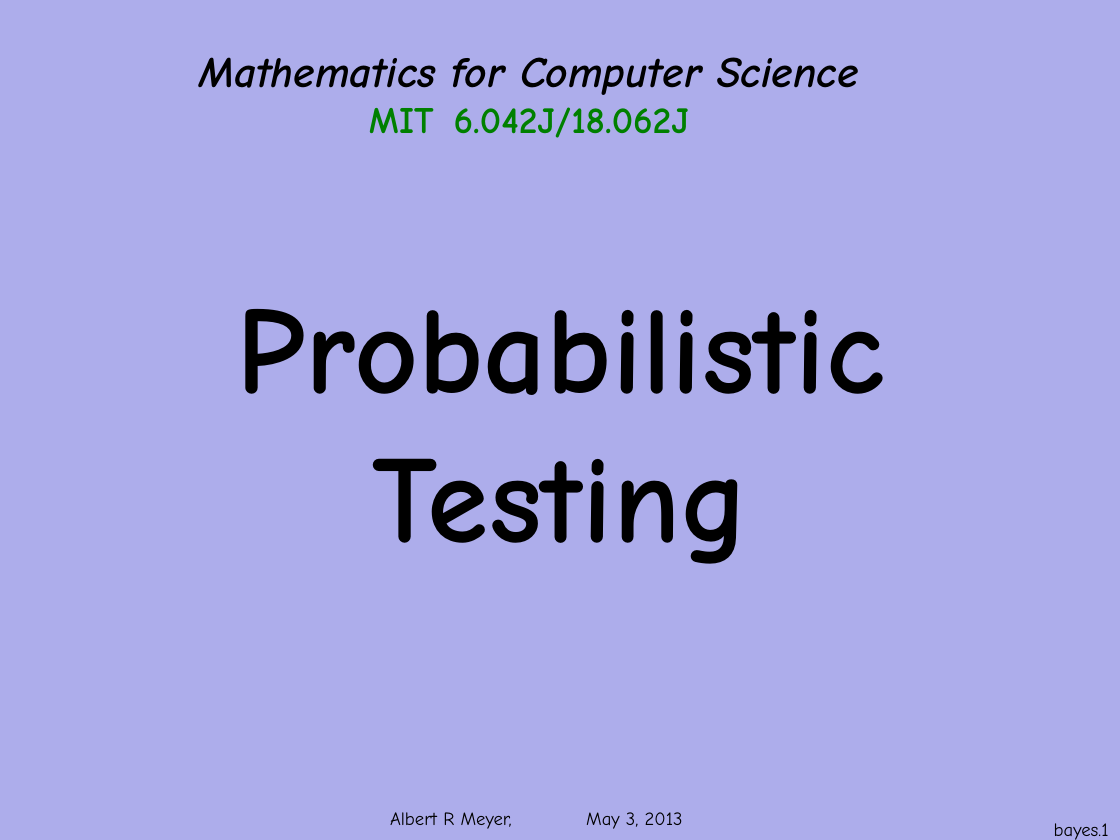
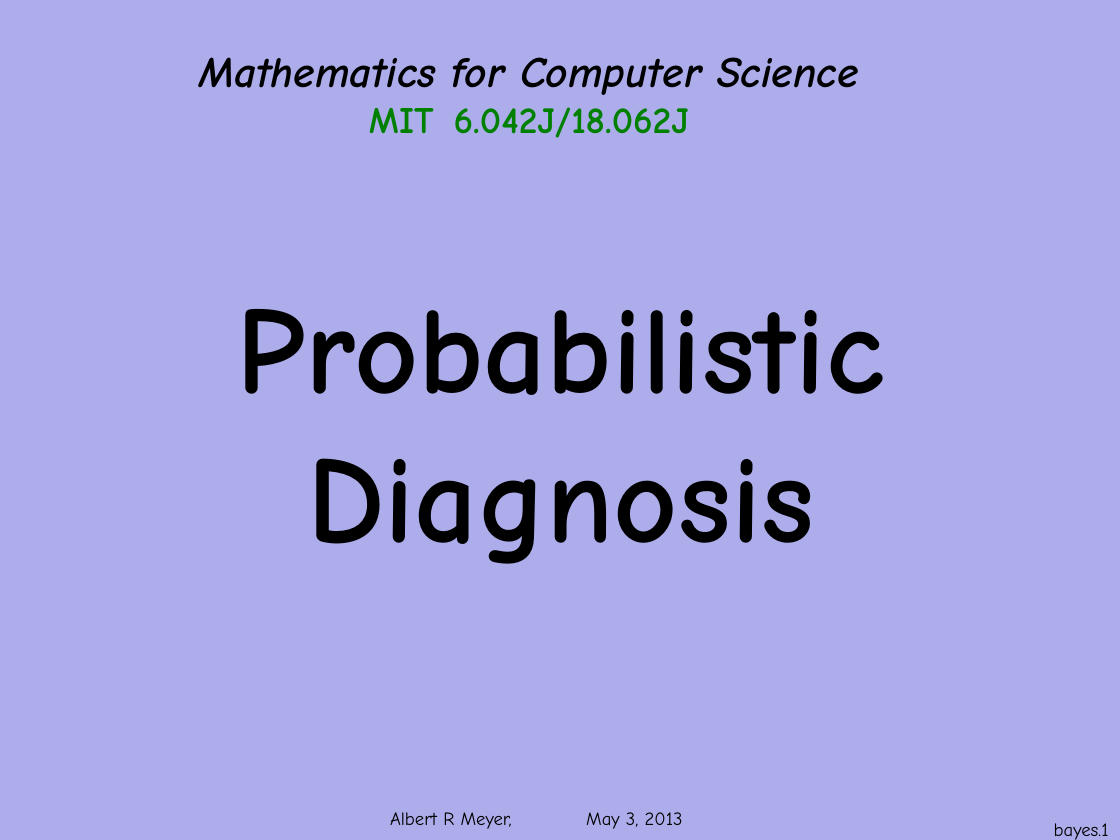
Before and after one commit to armeyer/mcs_web, a slide deck: slide 1 of spring13/slides13/prob-bayes.pptx. Drawn at 1120x840 pixels with LibreOffice and Linux fonts; fonts in the diff are those of the drawing; background and template pictures are left out. Boxes give left, top, right and bottom in pixels: in the first picture for what was removed or moved away, otherwise in the second. Text is boxed around its words. In the diff, an @@ line names an element or a change of style, - is before the commit and + after.

```diff
--- a/spring13/slides13/prob-bayes.pptx
+++ b/spring13/slides13/prob-bayes.pptx
@@ title at (237,309,885,564): text changed @@
-Probabilistic
-Testing
+Probabilistic
+Diagnosis
```
Also in this commit, not shown: 9 other slides changed, 1 slide added, 2 other files.
